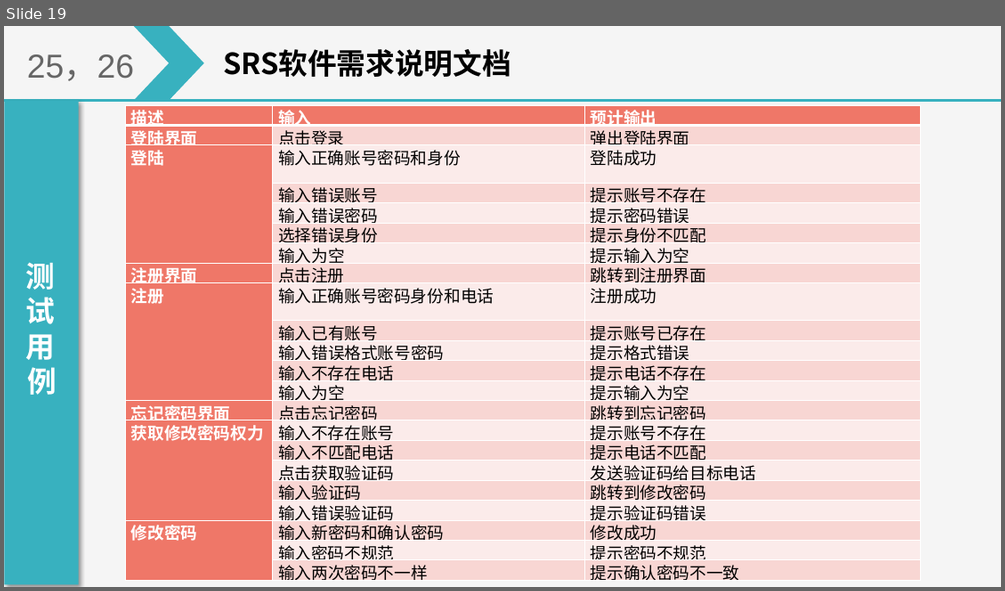
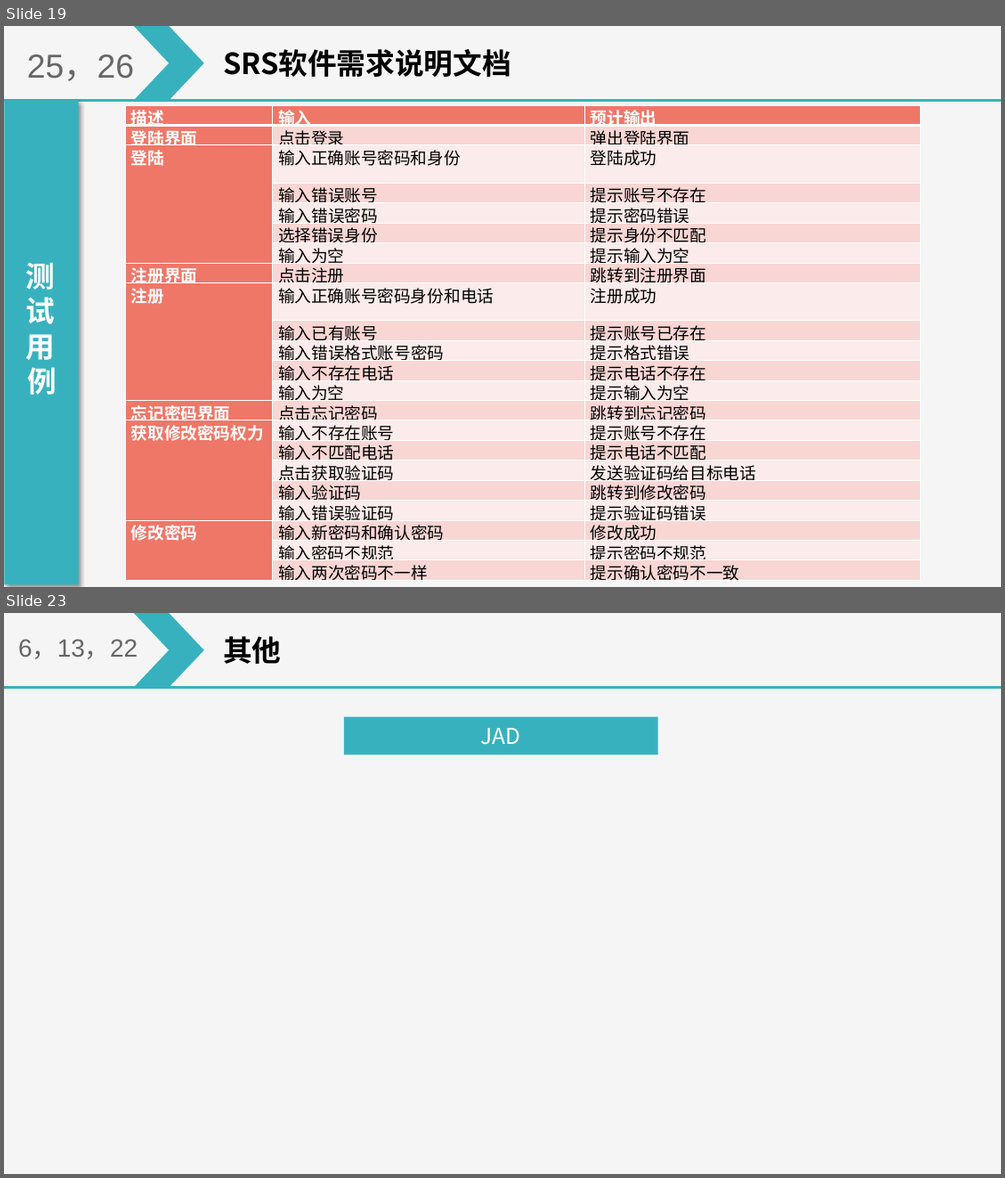
Before and after one commit to on6nx/requirement, a slide deck: 3.requirement/SRS软件需求说明汇报.pptx. Shown one above the other, each under a label of ours: slide 19 before the commit, slides 19 and 23 after it; the slides between them are not shown. The pictures are 1005x591 and 1005x1178 pixels, drawn with LibreOffice and Linux fonts; fonts in the diff are those of the drawing. Boxes give left, top, right and bottom in pixels: in the first picture for what was removed or moved away, otherwise in the second. Text is boxed around its words. In the diff, an @@ line names an element or a change of style, - is before the commit and + after.

```diff
--- a/3.requirement/SRS软件需求说明汇报.pptx
+++ b/3.requirement/SRS软件需求说明汇报.pptx
@@ slide 23 added at box(4, 613, 1001, 1174), background #F5F5F5; not listed: 2 template elements that a slide beside it also shows @@
@@ text added at box(18, 639, 138, 659), 24 pt, text #666666 @@
+6，13，22
@@ text added at box(223, 636, 281, 664), 28 pt, text #000000, bold @@
+其他
@@ rectangle added at box(343, 717, 657, 755), fill #38B1BF, 21 pt, text #FFFFFF @@
+JAD
```
Also in this commit, not shown: 5 slides changed, 1 other slide added, 10 other files.
